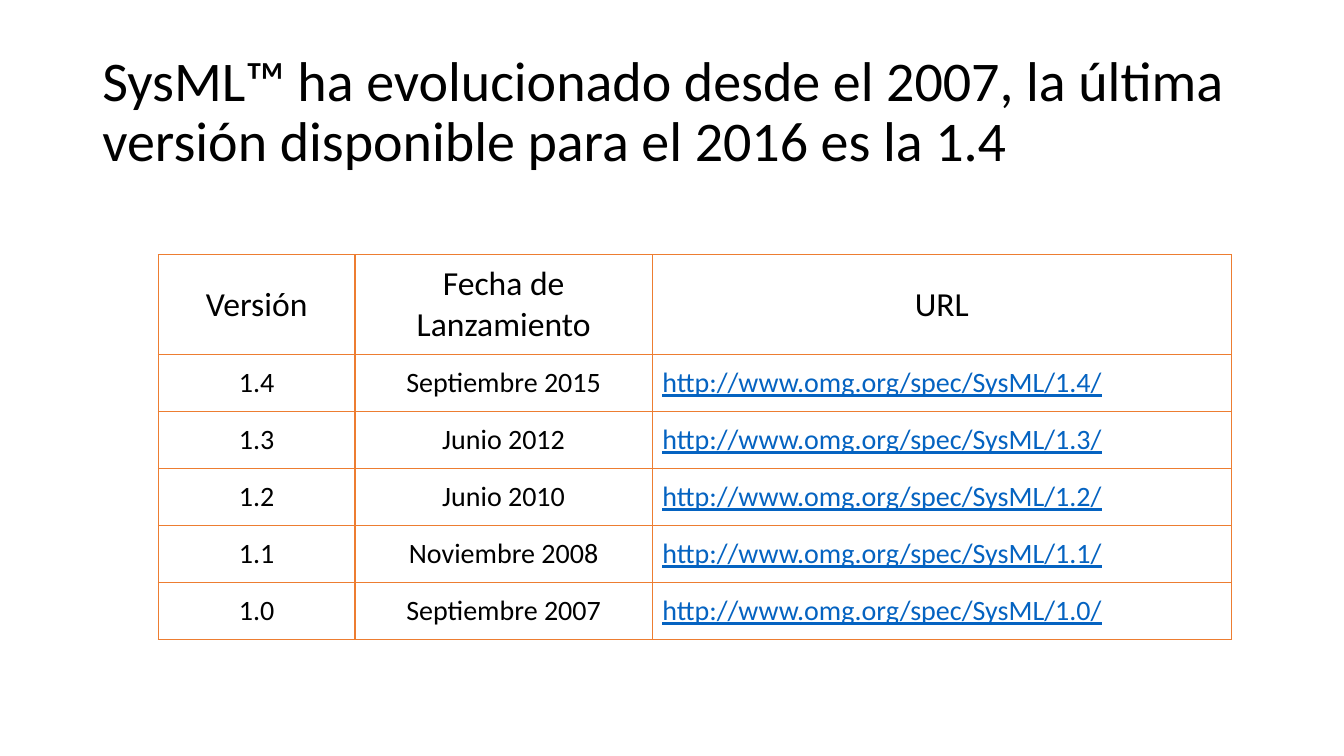
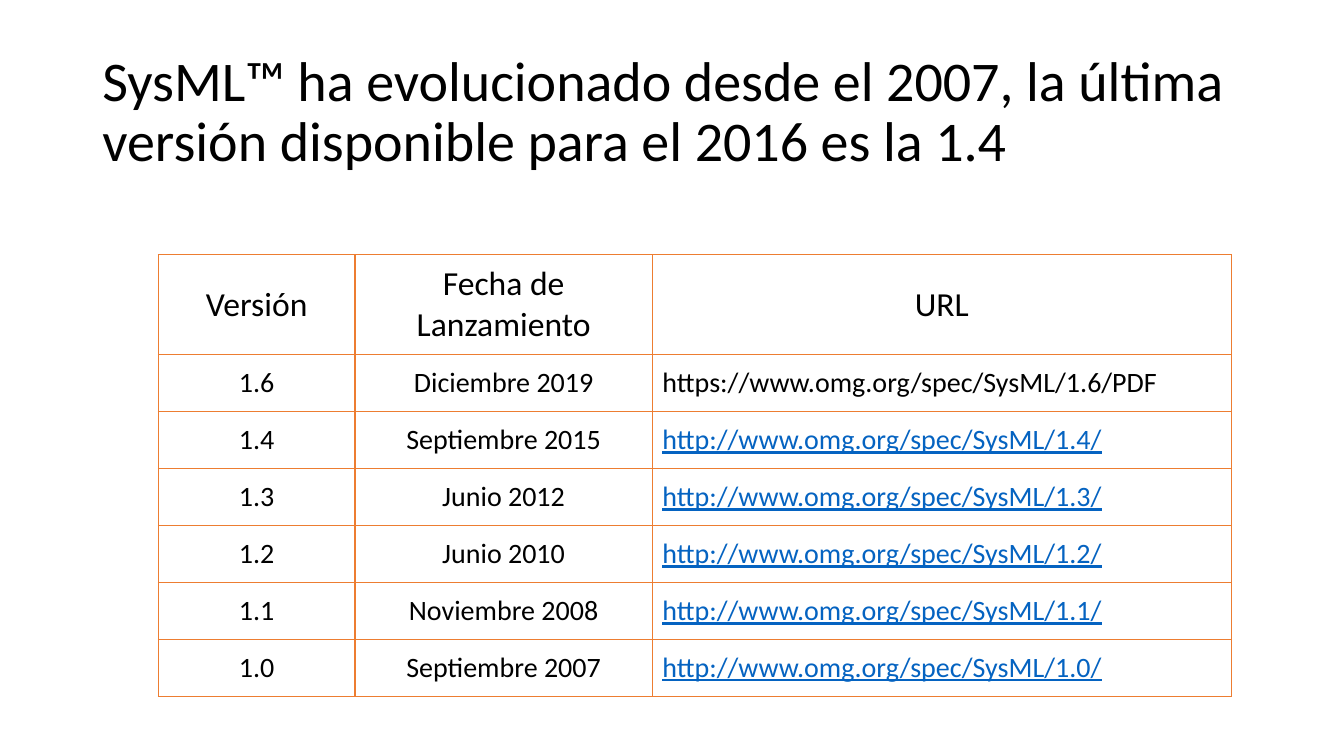
Before and after one commit to fernanvilla/UNALFAS-2020-01, a slide deck: slide 14 of Clase 04 Comunicar la Arquitectura.pptx. Drawn at 1344x756 pixels with LibreOffice and Linux fonts; fonts in the diff are those of the drawing. Boxes give left, top, right and bottom in pixels: in the first picture for what was removed or moved away, otherwise in the second. Text is boxed around its words. In the diff, an @@ line names an element or a change of style, - is before the commit and + after.

Commit message:
Material

```diff
--- a/Clase 04 Comunicar la Arquitectura.pptx
+++ b/Clase 04 Comunicar la Arquitectura.pptx
@@ table at bbox=[158, 255, 1231, 697] @@
+row 2: 1.6 | Diciembre 2019 | https://www.omg.org/spec/SysML/1.6/PDF
```
